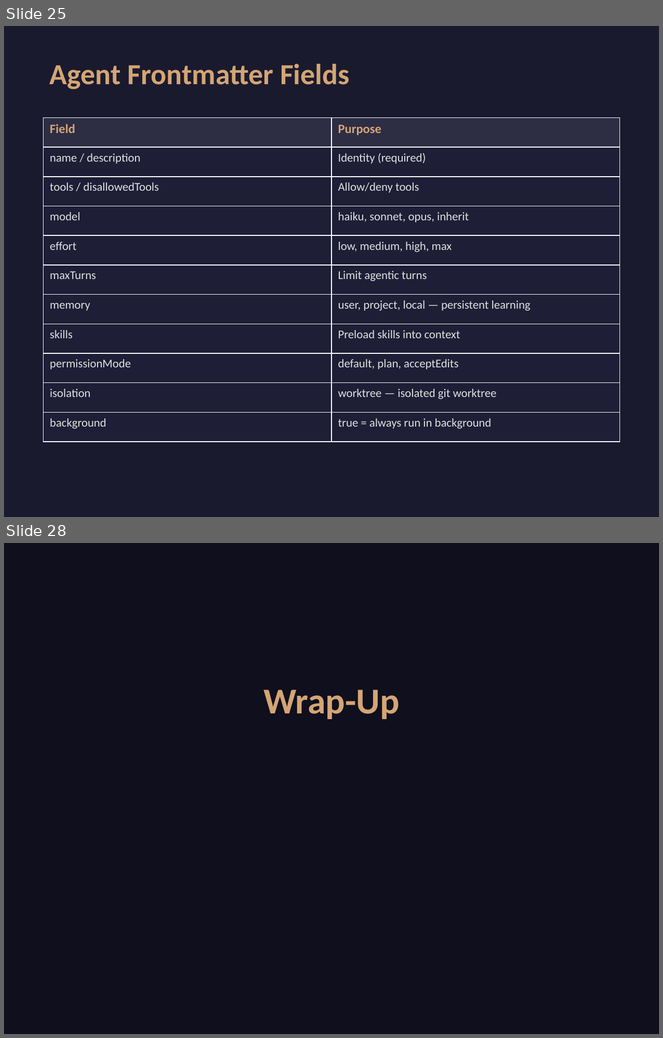
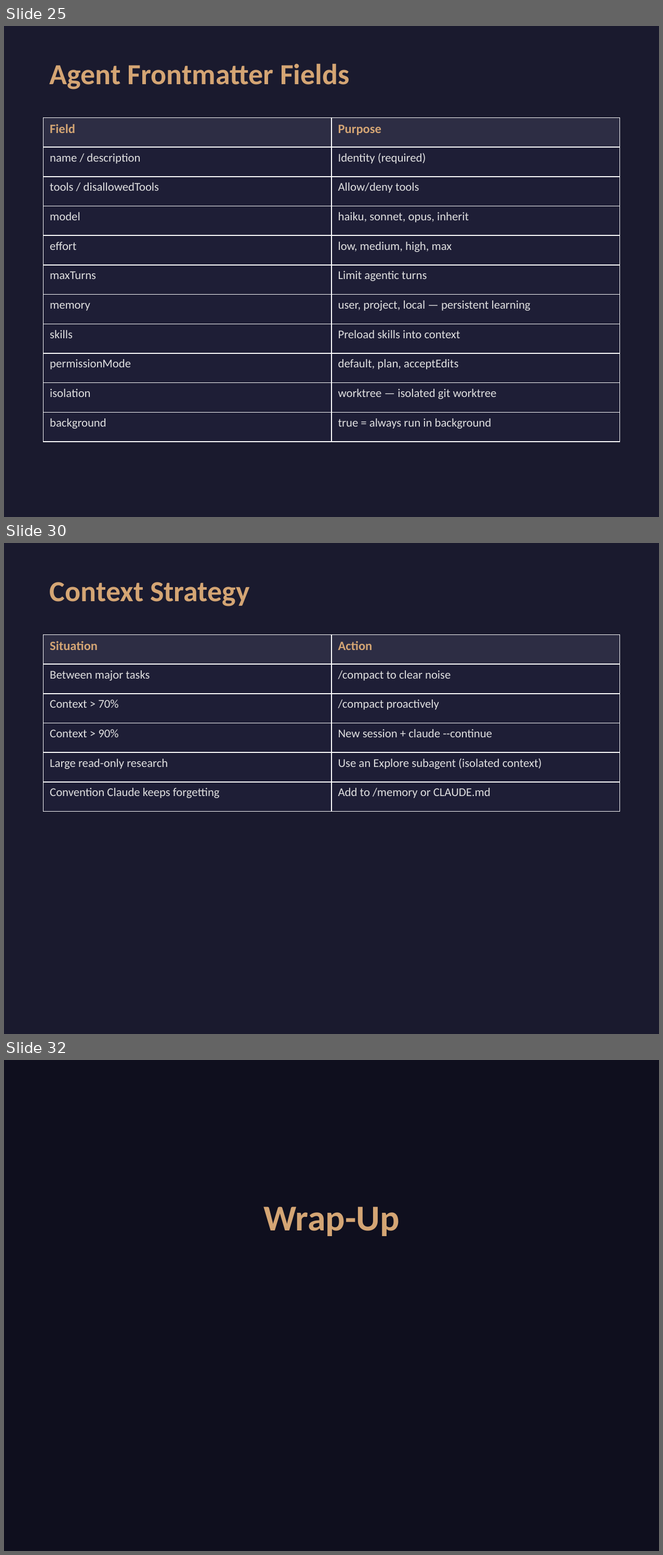
Before and after one commit to zachschillaci27/claude-code-workshop, a slide deck: slides.pptx. Shown one above the other, each under a label of ours: slides 25 and 28 before the commit, slides 25, 30 and 32 after it; the slides between them are not shown. The pictures are 663x1038 and 663x1555 pixels, drawn with LibreOffice and Linux fonts; fonts in the diff are those of the drawing. Boxes give left, top, right and bottom in pixels: in the first picture for what was removed or moved away, otherwise in the second. Text is boxed around its words. In the diff, an @@ line names an element or a change of style, - is before the commit and + after.

```diff
--- a/slides.pptx
+++ b/slides.pptx
@@ slide 30 added at (4, 543, 659, 1034), background #1A1A2E @@
@@ text added at (50, 582, 250, 606), 32 pt, text #D4A574, bold @@
+Context Strategy
@@ table added at (44, 635, 620, 812), 6 rows, 2 columns @@
+Situation | Action
+Between major tasks | /compact to clear noise
+Context > 70% | /compact proactively
+Context > 90% | New session + claude --continue
+Large read-only research | Use an Explore subagent (isolated context)
+Convention Claude keeps forgetting | Add to /memory or CLAUDE.md
@@ what was slide 28 is now slide 32 @@
```
Also in this commit, not shown: 6 slides changed, 3 other slides added, 8 other files.
